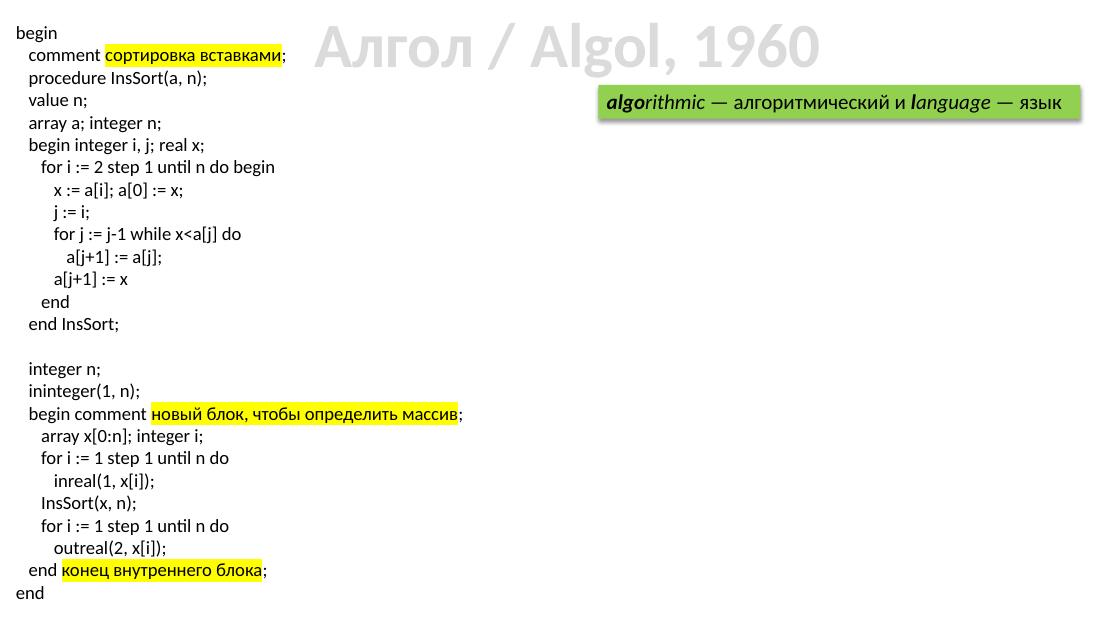
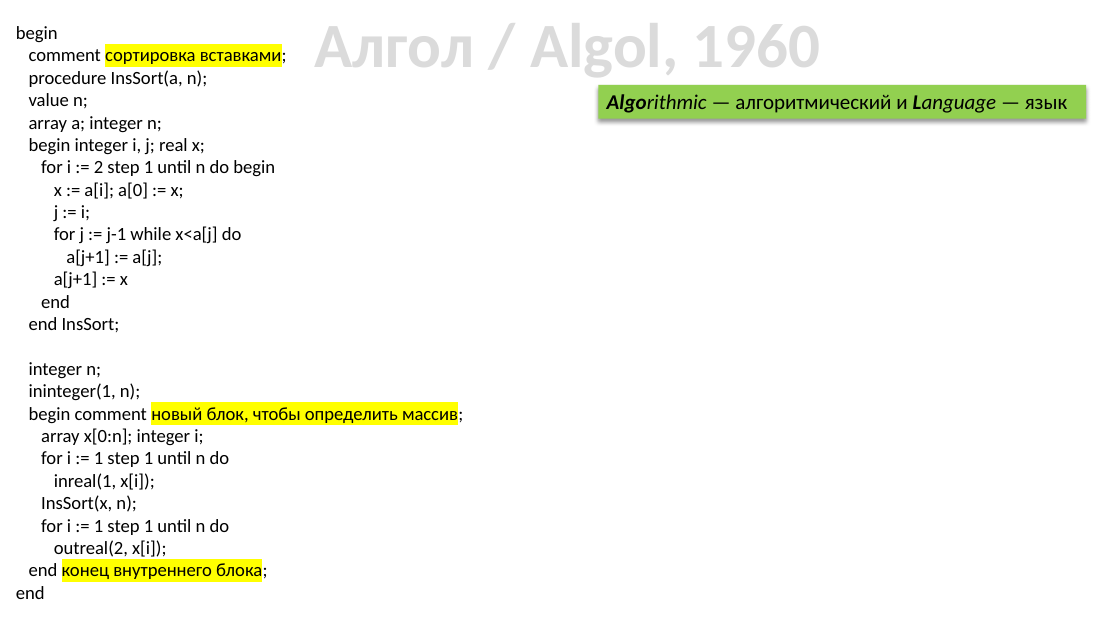
Before and after one commit to ukoloff/cfgram, a slide deck: slide 8 of slides/01 Intro.pptx. Drawn at 1120x630 pixels with LibreOffice and Linux fonts; fonts in the diff are those of the drawing. Boxes give left, top, right and bottom in pixels: in the first picture for what was removed or moved away, otherwise in the second. Text is boxed around its words. In the diff, an @@ line names an element or a change of style, - is before the commit and + after.

```diff
--- a/slides/01 Intro.pptx
+++ b/slides/01 Intro.pptx
@@ rectangle "Algorithmic — алгоритмический и Language ...": place and size @@
-rectangle "Algorithmic — алгоритмический и Language ..." at bbox=[598, 85, 1081, 118]
+rectangle "Algorithmic — алгоритмический и Language ..." at bbox=[598, 85, 1086, 118]
@@ text in rectangle at bbox=[607, 94, 1068, 113]: text changed @@
-algorithmic — алгоритмический и language — язык
+Algorithmic — алгоритмический и Language — язык
```
Also in this commit, not shown: 14 other slides changed, 1 slide added, 1 slide removed.
